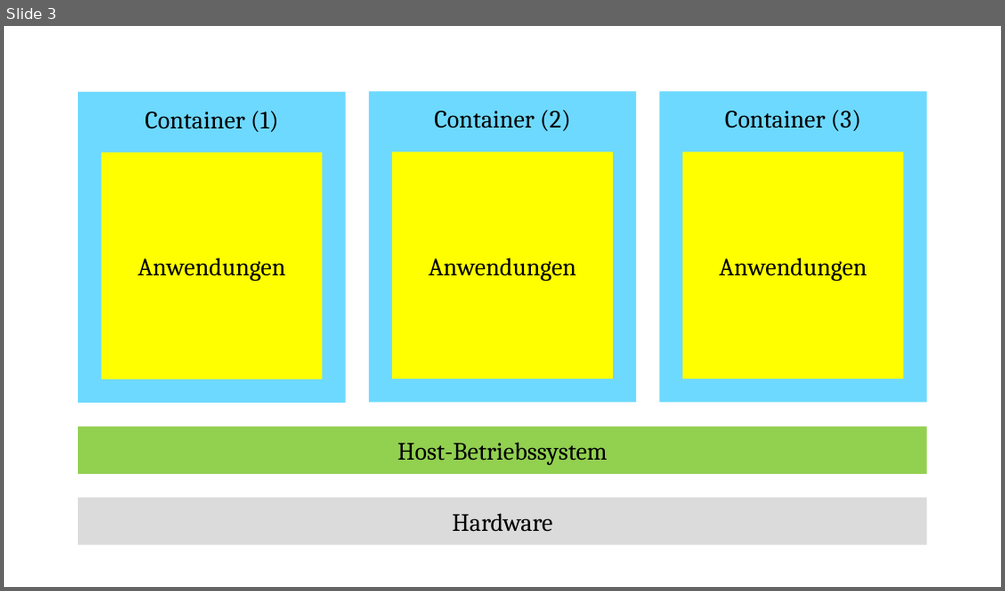
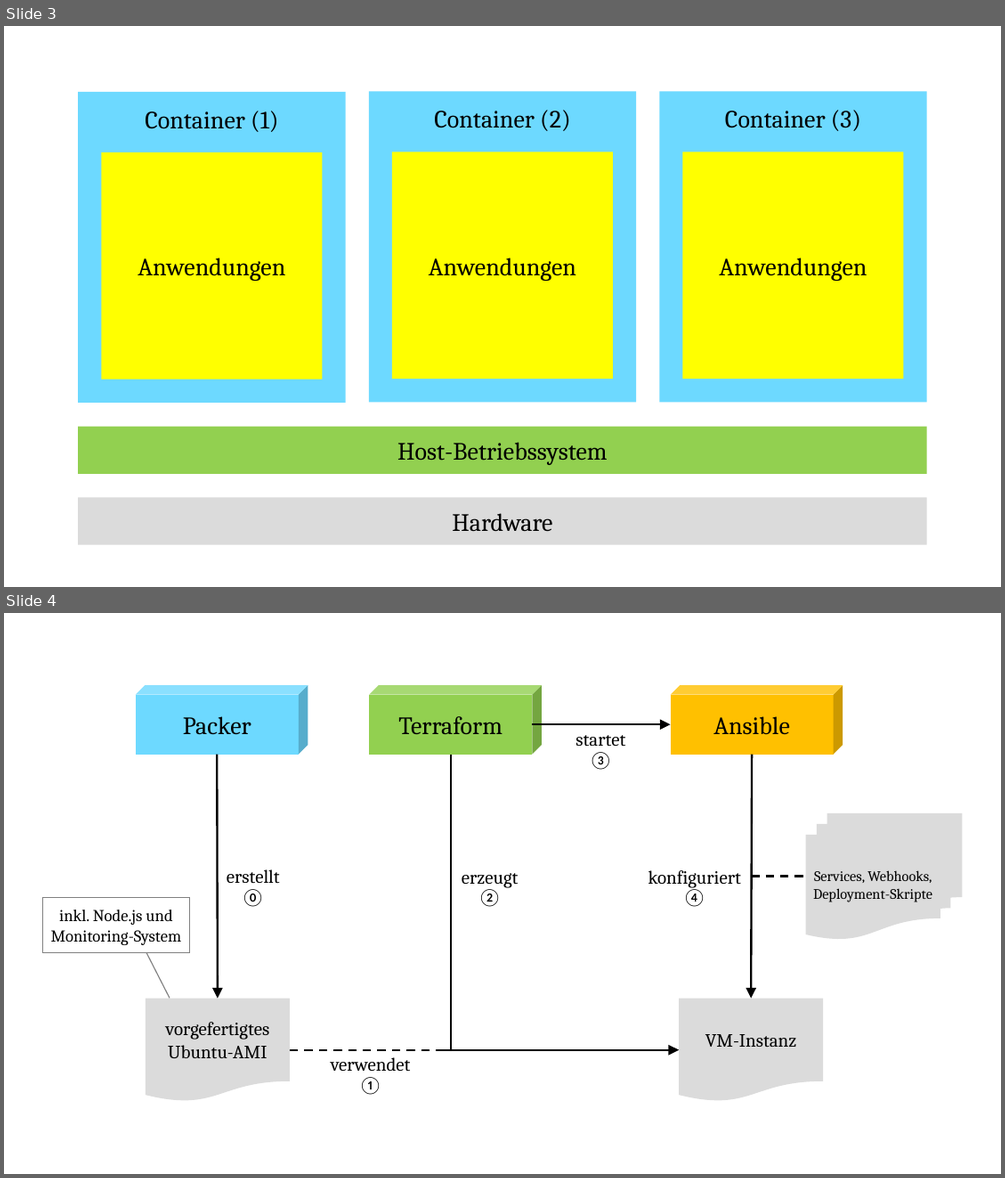
Before and after one commit to bemayr/sebsc-ba, a slide deck: images/graphics.pptx. Shown one above the other, each under a label of ours: slide 3 before the commit, slides 3 and 4 after it. The pictures are 1005x591 and 1005x1178 pixels, drawn with LibreOffice and Linux fonts; fonts in the diff are those of the drawing. Boxes give left, top, right and bottom in pixels: in the first picture for what was removed or moved away, otherwise in the second. Text is boxed around its words. In the diff, an @@ line names an element or a change of style, - is before the commit and + after.

Commit message:
npm-Deployment added

```diff
--- a/images/graphics.pptx
+++ b/images/graphics.pptx
@@ slide 4 added at [4,613,1001,1174], background #FFFFFF @@
@@ group added at [43,686,962,1102]: 5 texts, 4 arrows, 3 cubes, 3 lines, 2 flow chart documents, 1 border callout, 1 flow chart multidocument @@
+vorgefertigtes Ubuntu-AMI
+Packer
+Ansible
+Terraform
+erstellt
+⓪
+inkl. Node.js und Monitoring-System
+Services, Webhooks, Deployment-Skripte
+VM-Instanz
+erzeugt
+②
+startet
+③
+verwendet
+①
+konfiguriert
+④
```
Also in this commit, not shown: 5 other files.
